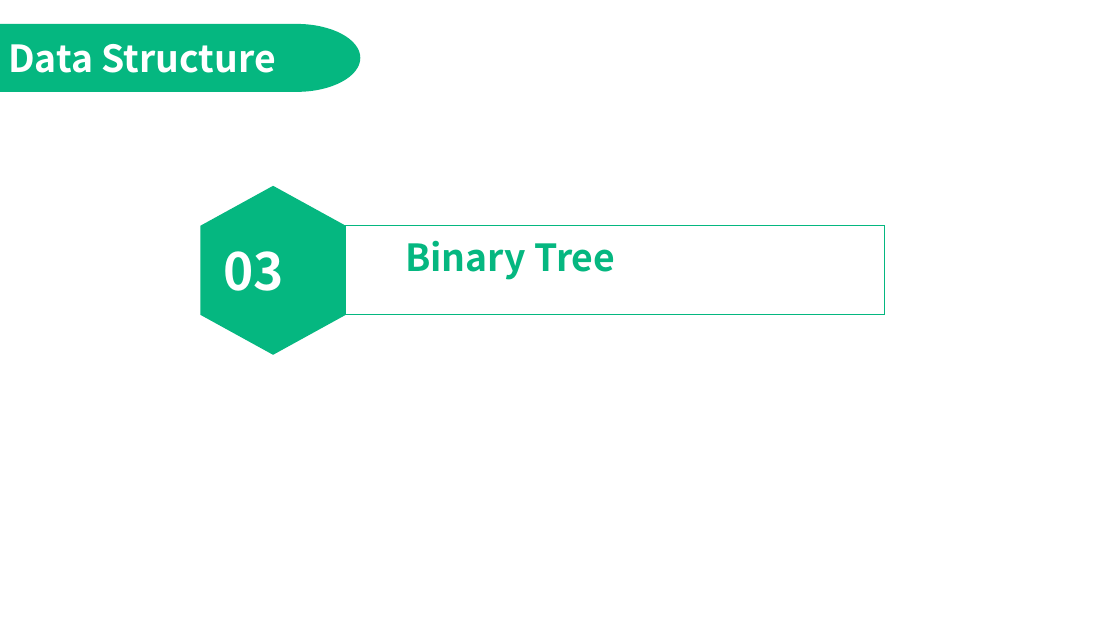
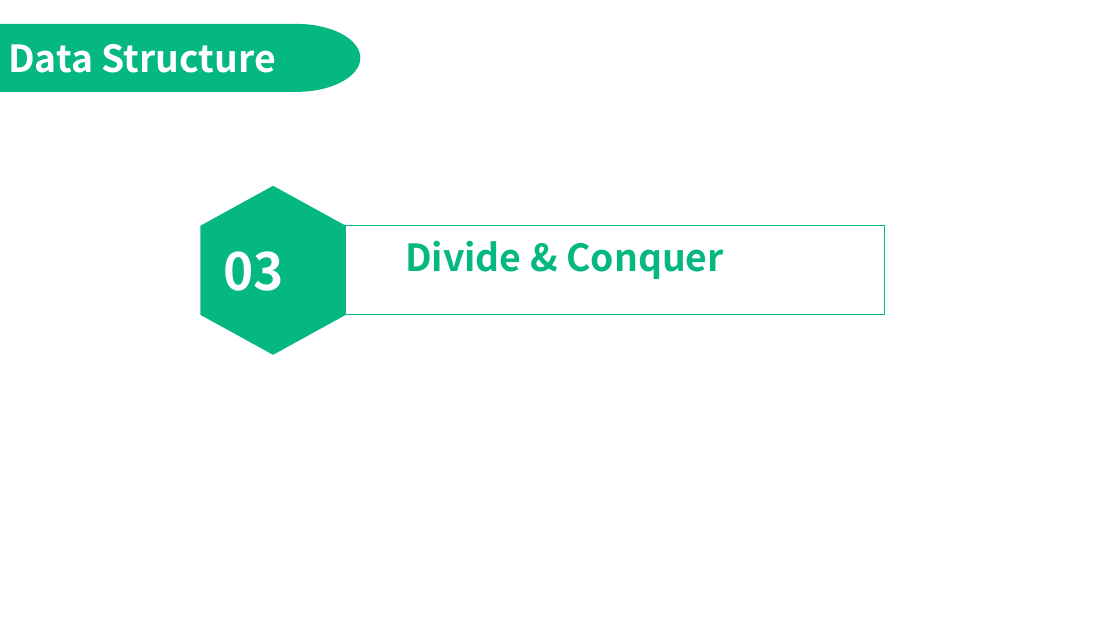
Before and after one commit to jimmyyih518/DSA2022Fall, a slide deck: slide 9 of week5/week5_slides.pptx. Drawn at 1120x630 pixels with LibreOffice and Linux fonts; fonts in the diff are those of the drawing. Boxes give left, top, right and bottom in pixels: in the first picture for what was removed or moved away, otherwise in the second. Text is boxed around its words. In the diff, an @@ line names an element or a change of style, - is before the commit and + after.

```diff
--- a/week5/week5_slides.pptx
+++ b/week5/week5_slides.pptx
@@ text at bbox=[405, 240, 724, 279]: text changed @@
-Binary Tree
+Divide & Conquer
```
Also in this commit, not shown: 8 other slides changed, 1 slide added, 1 slide removed, 2 other files.
